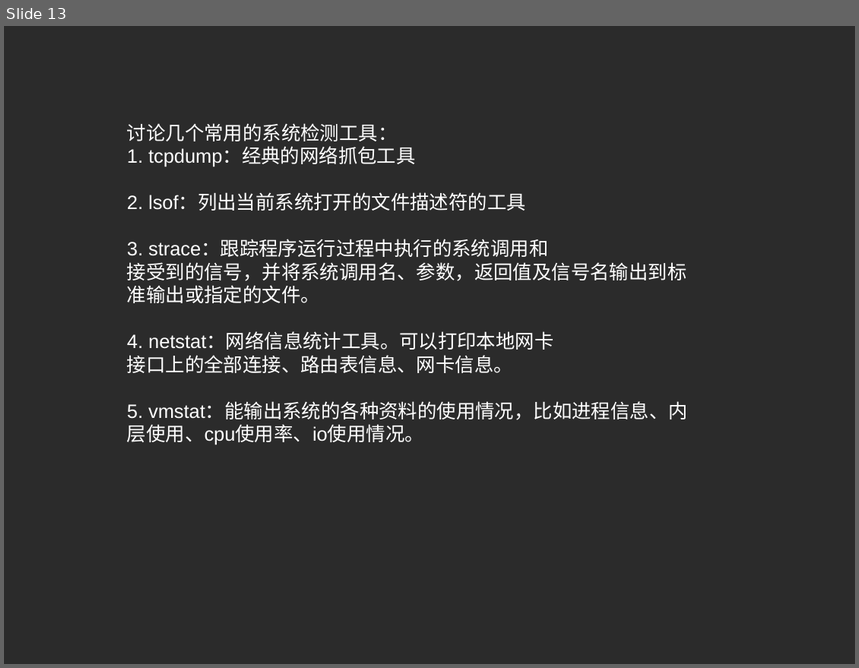
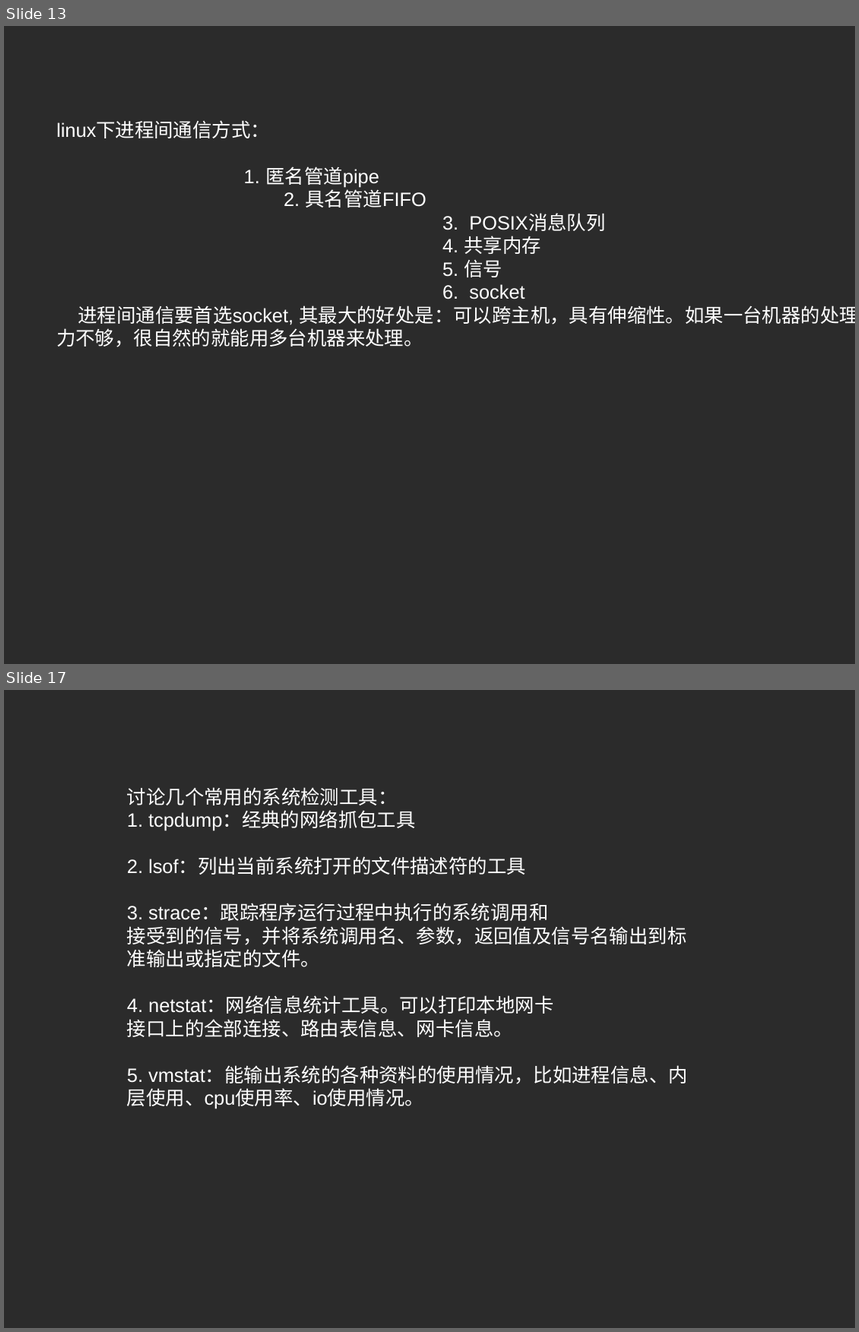
Before and after one commit to zhouhuamin/testmastergit-2018-07, a slide deck: c-network-programming-pptx.pptx. Shown one above the other, each under a label of ours: slide 13 before the commit, slides 13 and 17 after it; the slides between them are not shown. The pictures are 859x668 and 859x1332 pixels, drawn with LibreOffice and Linux fonts; fonts in the diff are those of the drawing; background and template pictures are left out; a plain dark background stands for a picture behind light text. Boxes give left, top, right and bottom in pixels: in the first picture for what was removed or moved away, otherwise in the second. Text is boxed around its words. In the diff, an @@ line names an element or a change of style, - is before the commit and + after.

```diff
--- a/c-network-programming-pptx.pptx
+++ b/c-network-programming-pptx.pptx
@@ slide 13 added at (x1=4, y1=26, x2=855, y2=664), background picture (left out) @@
@@ text added at (x1=56, y1=121, x2=855, y2=347), 18 pt, text #FFFFFF @@
+linux下进程间通信方式：
+1. 匿名管道pipe
+2. 具名管道FIFO
+3. POSIX消息队列
+4. 共享内存
+5. 信号
+6. socket
+进程间通信要首选socket, 其最大的好处是：可以跨主机，具有伸缩性。如果一台机器的处理能力不够，很自然的就能用多台机器来处理。
@@ what was slide 13 is now slide 17 @@
```
Also in this commit, not shown: 3 slides changed, 4 other slides added, 3 slides removed.
